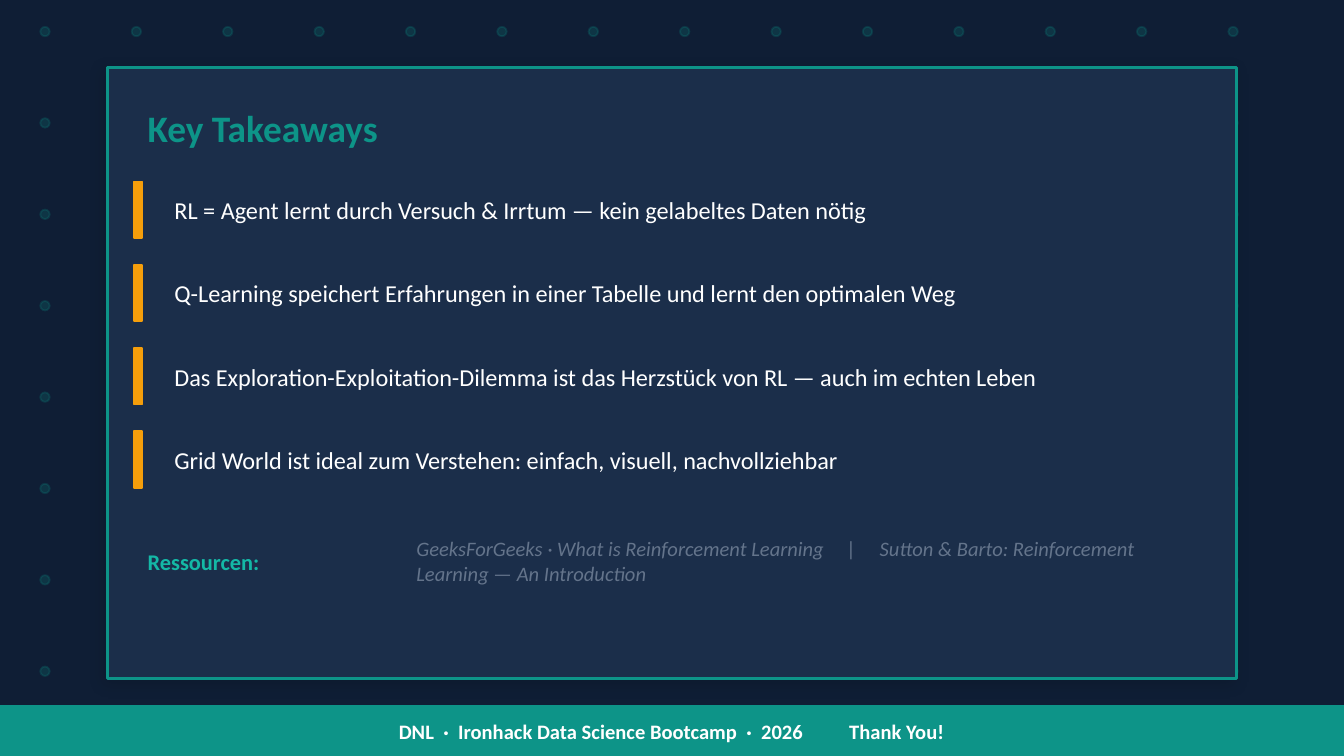
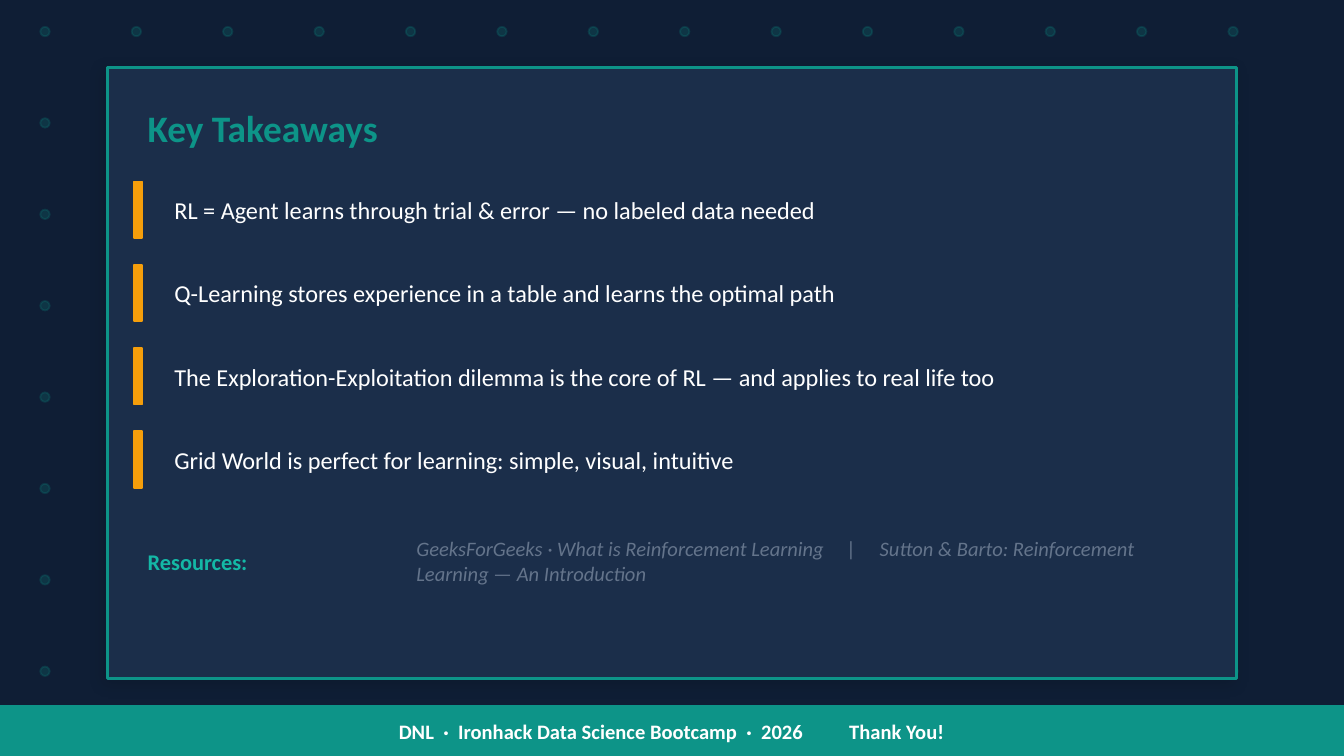
Before and after one commit to zeroKool1ne/mini-project-dsai-rl-implementation, a slide deck: slide 12 of RL_GridWorld_Presentation.pptx. Drawn at 1344x756 pixels with LibreOffice and Linux fonts; fonts in the diff are those of the drawing. Boxes give left, top, right and bottom in pixels: in the first picture for what was removed or moved away, otherwise in the second. Text is boxed around its words. In the diff, an @@ line names an element or a change of style, - is before the commit and + after.

Commit message:
Fix: translate all remaining German text to English in presentation

```diff
--- a/RL_GridWorld_Presentation.pptx
+++ b/RL_GridWorld_Presentation.pptx
@@ text at [174, 202, 814, 223]: text changed @@
-RL = Agent lernt durch Versuch & Irrtum — kein gelabeltes Daten nötig
+RL = Agent learns through trial & error — no labeled data needed
@@ text at [174, 285, 835, 306]: text changed @@
-Q-Learning speichert Erfahrungen in einer Tabelle und lernt den optimalen Weg
+Q-Learning stores experience in a table and learns the optimal path
@@ text at [174, 369, 994, 390]: text changed @@
-Das Exploration-Exploitation-Dilemma ist das Herzstück von RL — auch im echten Leben
+The Exploration-Exploitation dilemma is the core of RL — and applies to real life too
@@ text at [174, 452, 734, 473]: text changed @@
-Grid World ist ideal zum Verstehen: einfach, visuell, nachvollziehbar
+Grid World is perfect for learning: simple, visual, intuitive
@@ text at [148, 555, 248, 570]: text changed @@
-Ressourcen:
+Resources:
```
Also in this commit, not shown: 6 other slides changed.
